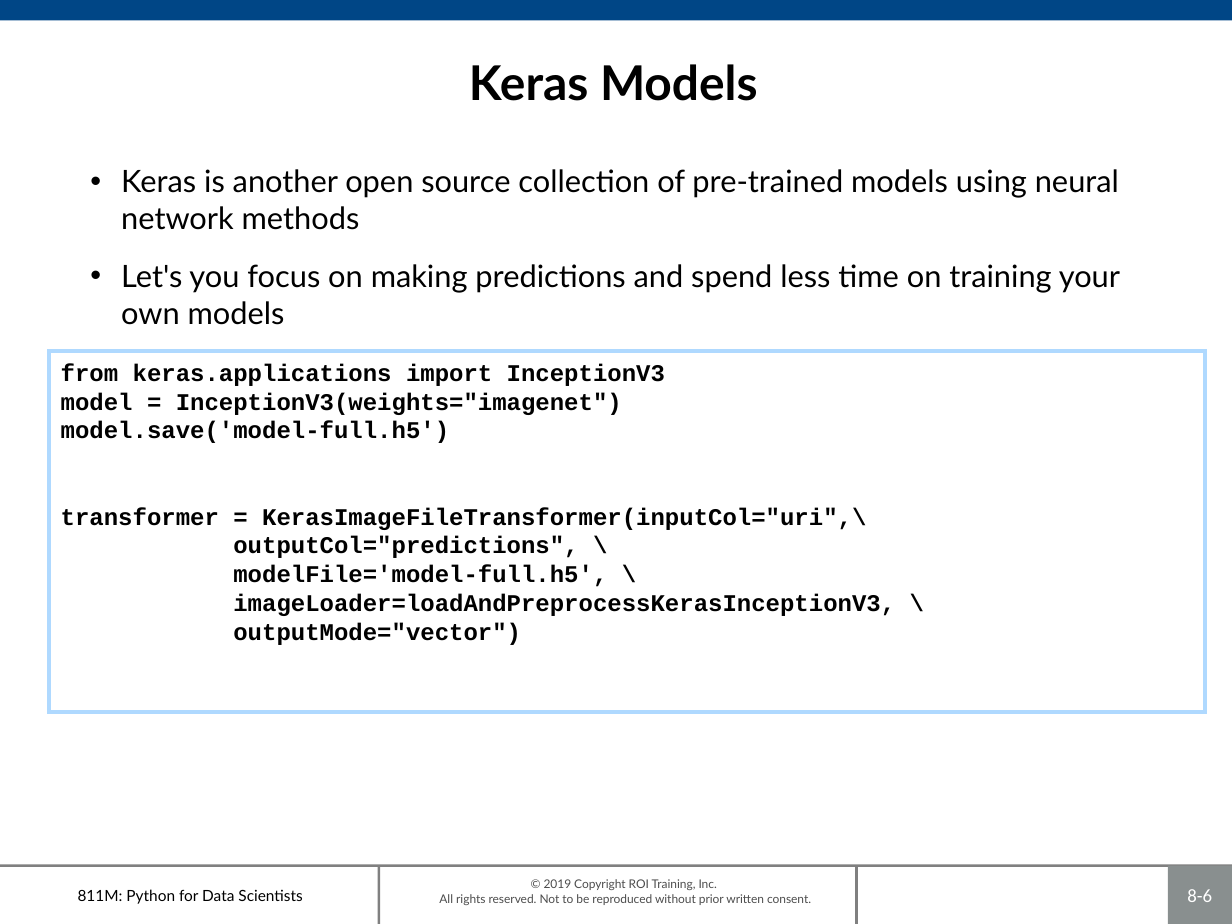
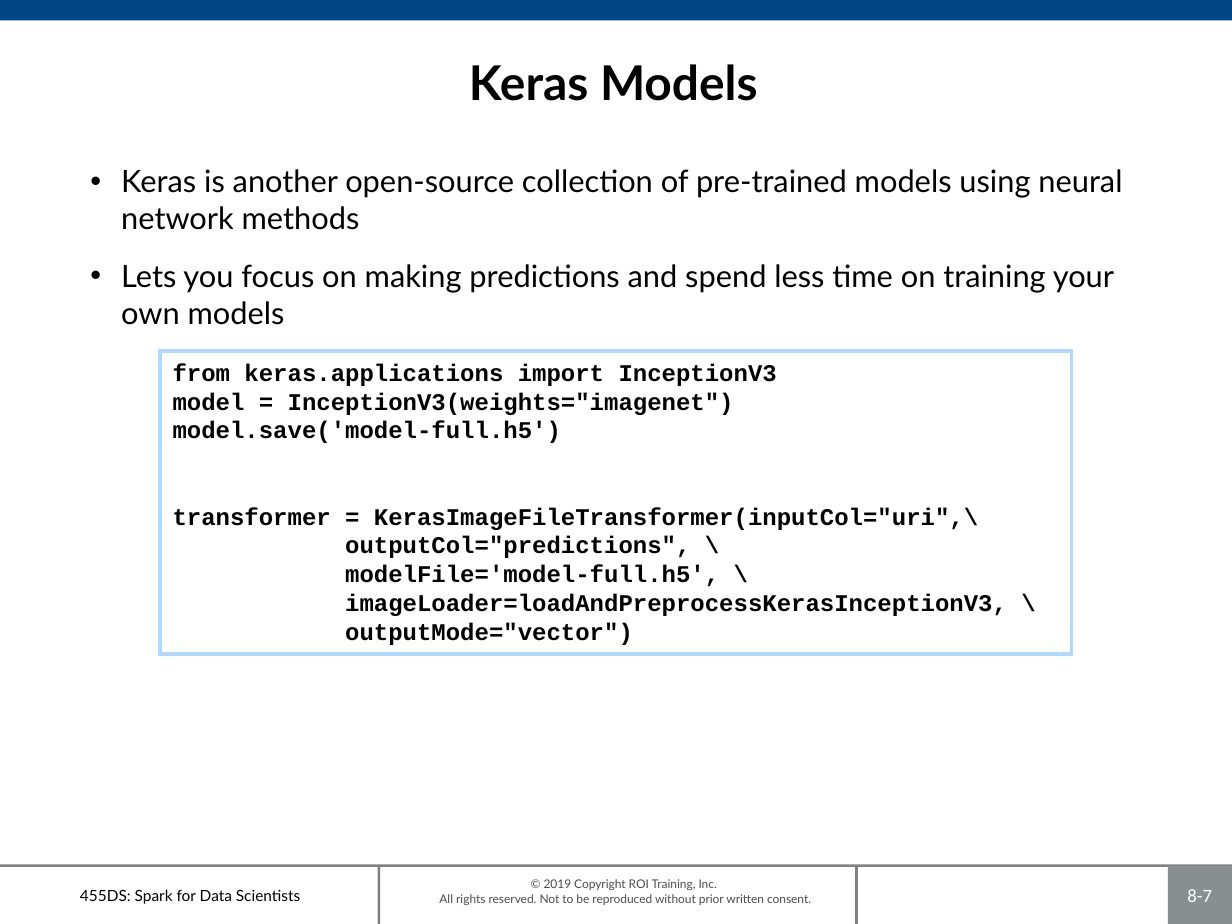
Before and after one commit to roitraining/SparkforDataScientists, a slide deck: slide 7 of 455DS-Ch08_DeepLearning.pptx (slide 6 before the commit). Drawn at 1232x924 pixels with LibreOffice and Linux fonts; fonts in the diff are those of the drawing; background and template pictures are left out. Boxes give left, top, right and bottom in pixels: in the first picture for what was removed or moved away, otherwise in the second. Text is boxed around its words. In the diff, an @@ line names an element or a change of style, - is before the commit and + after.

```diff
--- a/455DS-Ch08_DeepLearning.pptx
+++ b/455DS-Ch08_DeepLearning.pptx
@@ text at (121,169,1122,325): text changed @@
-• Keras is another open source collection of pre-trained models using neural network methods
-• Let's you focus on making predictions and spend less time on training your own models
+• Keras is another open-source collection of pre-trained models using neural network methods
+• Lets you focus on making predictions and spend less time on training your own models
@@ rectangle "from keras.applications import InceptionV3": place and size @@
-rectangle "from keras.applications import InceptionV3" at (48,351,1205,712)
+rectangle "from keras.applications import InceptionV3" at (160,351,1072,654)
@@ text at (80,889,300,904): text changed @@
-811M: Python for Data Scientists
+455DS: Spark for Data Scientists
@@ page number at (1187,889,1212,902): text changed @@
-8-6
+8-7
```
Also in this commit, not shown: 7 other slides changed, 1 slide added, 10 other files.
